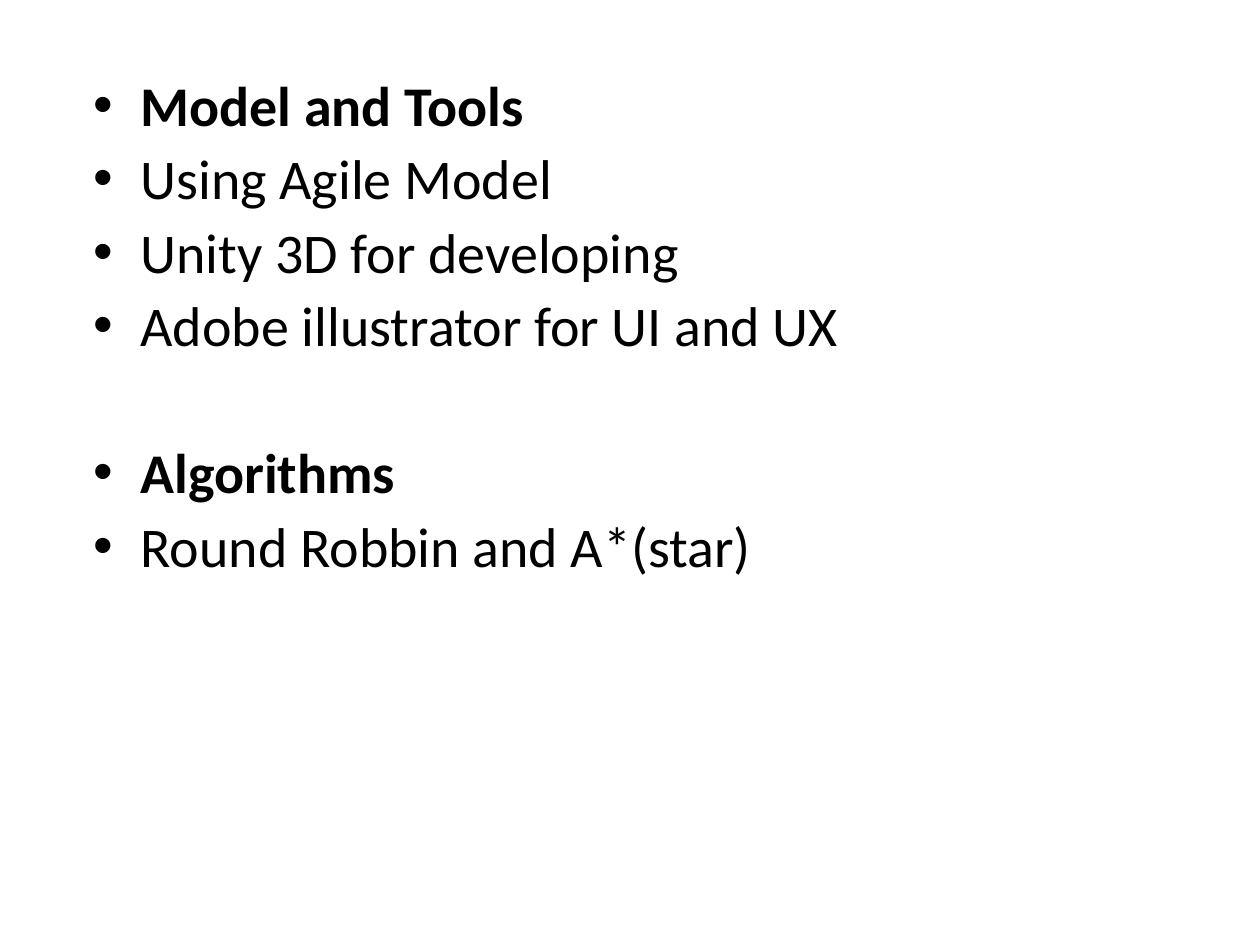
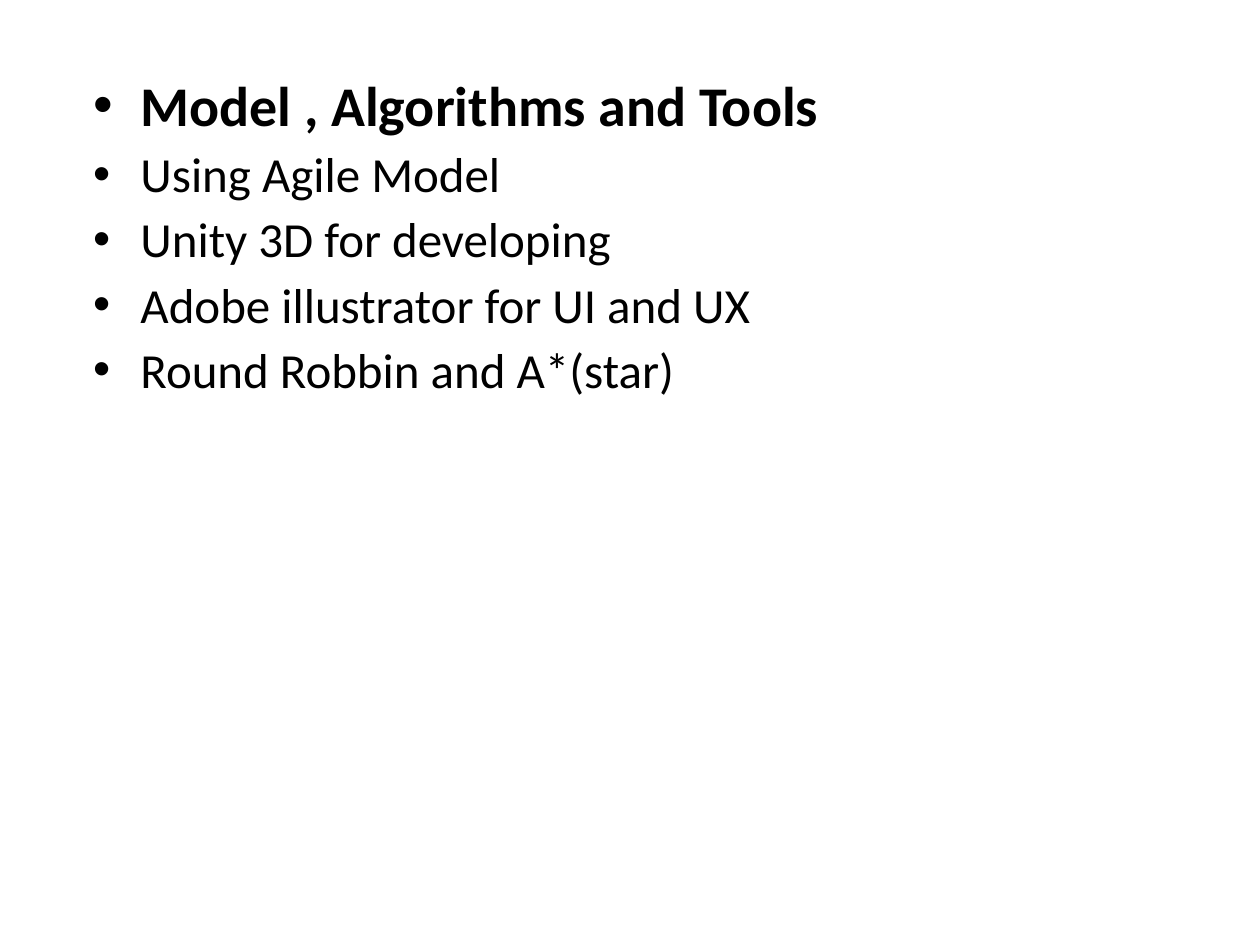
Before and after one commit to NofilUllah/FYP-All-Works, a slide deck: slide 20 of Proposal Presentation Template - 03_29409_22816_22664.pptx. Drawn at 1260x945 pixels with LibreOffice and Linux fonts; fonts in the diff are those of the drawing; background and template pictures are left out. Boxes give left, top, right and bottom in pixels: in the first picture for what was removed or moved away, otherwise in the second. Text is boxed around its words. In the diff, an @@ line names an element or a change of style, - is before the commit and + after.

```diff
--- a/Proposal Presentation Template - 03_29409_22816_22664.pptx
+++ b/Proposal Presentation Template - 03_29409_22816_22664.pptx
@@ text at box(140, 86, 818, 136): text changed @@
-• Model and Tools
+• Model , Algorithms and Tools
@@ text at box(140, 158, 750, 395): size 32 to 28 pt in "Using Agile Model", "Unity 3D for developing", "Adobe illustrator for UI and UX", "Round Robbin and A*(star)" @@
@@ text at box(140, 453, 395, 503): paragraph removed @@
-• Algorithms
```
Also in this commit, not shown: 10 other slides changed, 1 slide added, 1 slide removed.
